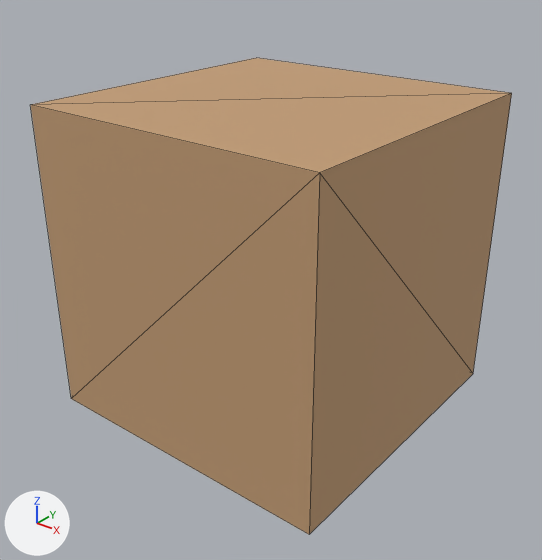
One commit to the glTF model public/model/quaternius/props/Bench.glb: the scene before it, then after it.
Before and after are seen from a camera (50 mm lens) standing at (1.362, -1.739, 1.481) and looking at (0.018, -0.059, 0.44). Lighting does not change. The marker at lower left points along +X, +Y and +Z. The first picture is the older version. Mesh edges are drawn as thin lines. Vertices at exactly the same position are counted once.

The first picture shows 'filler_Bench'.
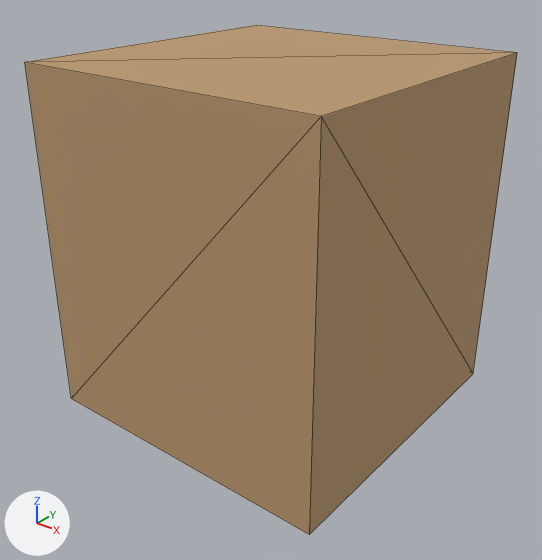
The newer file is also rescaled (x0.85), turned or shifted as a whole; pictures and numbers use the older file's frame.

Where the change shows, as pixel boxes [x1, y1, x2, y2] in the pictures (542 x 560 px):
'filler_Bench', reshaped (7% taller): before [31, 58, 512, 534]; after [25, 25, 517, 534]

Diff of the bpy script that builds the scene:
```diff
--- a/public/model/quaternius/props/Bench.glb.py
+++ b/public/model/quaternius/props/Bench.glb.py
@@ me_bench @@
 # used by ob_filler_bench; location = (0.0, 0.0, 0.0)
 # before: 1 (0.5, 0.5, 1.0) at pixel (511, 93), 2 (0.5, -0.5, 1.0) at pixel (319, 172), 5 (-0.5, -0.5, 1.0) at pixel (30, 104), 6 (-0.5, 0.5, 1.0) at pixel (256, 57)
-me_bench.from_pydata(...)  # 8 vertices, 12 faces; spans x -0.5..0.5, y -0.5..0.5, z 0.0..1.0
+me_bench.from_pydata(...)  # 8 vertices, 12 faces; spans x -0.5..0.5, y -0.5..0.5, z 0.0..1.118
+# me_bench part 1
+for i in [1, 2, 5, 6]: me_bench.vertices[i].co += Vector((0.0, 0.0, 0.118))
 me_bench.materials.append(mat_props_filler_material)
```
